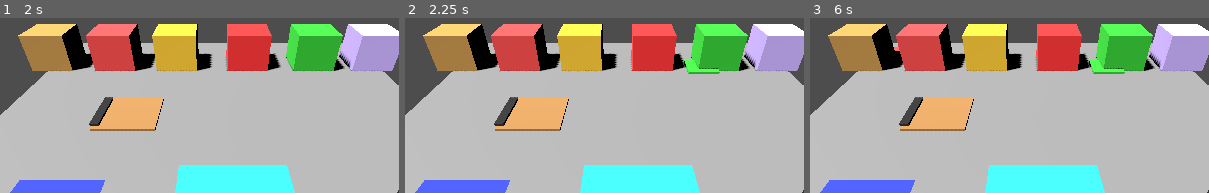
Above: before the commit, frames 1-3 (left to right).
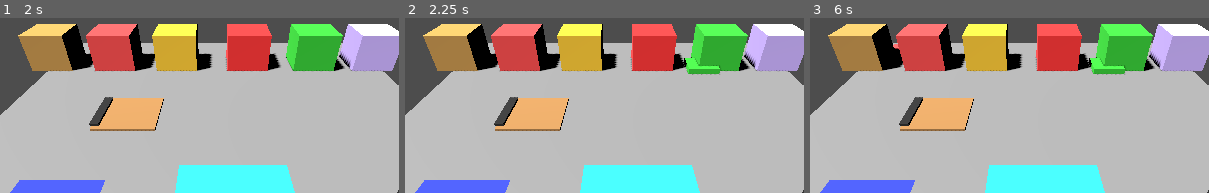
Above: after the commit, the same moments.

Repository: arthur-mdn/Godot-Burger-Maker
Game: Godot game, scene res://Scenes/main.tscn
Same seed, same stepped clock (60 frames per second), same inputs: the game is played once before the commit and once after it.
Inputs (mouse positions are % of the whole screen's width and height, from its top left):
- Up to frame 1 (2 s): tap Enter at 0.5 s; move the mouse to (72, 36) at 0.52 s; click (72, 36) at 0.67 s; tap Space at 1.25 s; move the mouse to (30, 49) at 1.27 s; click (30, 49) at 1.42 s
- Up to frame 2 (2.25 s): tap Enter at 2 s; move the mouse to (60, 14) at 2.02 s; click (60, 14) at 2.17 s
- Up to frame 3 (6 s): tap Space at 2.75, 4.25 s; move the mouse to (45, 68) at 2.77 s; click (45, 68) at 2.92 s; tap Enter at 3.5 s; move the mouse to (80, 62) at 3.52 s; click (80, 62) at 3.67 s; move the mouse to (20, 23) at 4.27 s; click (20, 23) at 4.42 s; move the mouse to (55, 43) at 5.02 s; click (55, 43) at 5.17 s; move the mouse to (35, 11) at 5.77 s; click (35, 11) at 5.92 s
The pictures show only the part of the screen within x 23-73%, y 0-50%; the shares and areas given below are measured in that part.

Frame 1 is identical in both runs. In frame 2, 0.3% of the frame differs, in the area x 69-80%, y 22-33%; in frame 3, 0.4%, in the area x 20-80%, y 14-33%.

Commit message:
Update merge logic

Diff:
--- a/Scenes/CookingStation.tscn
+++ b/Scenes/CookingStation.tscn
@@ -9,6 +9,7 @@
 material = SubResource("StandardMaterial3D_yt4nv")
 
 [sub_resource type="BoxShape3D" id="BoxShape3D_2vt2k"]
+size = Vector3(1.4, 0.08, 1.4)
 
 [node name="CookingStation" type="Node3D" unique_id=342943021]
 script = ExtResource("1_e3c22")
@@ -18,7 +19,7 @@
 mesh = SubResource("PlaneMesh_js4rr")
 
 [node name="StaticBody3D" type="StaticBody3D" parent="." unique_id=769331985]
-transform = Transform3D(1, 0, 0, 0, 1, 0, 0, 0, 1, 0, 0.5, 0)
+transform = Transform3D(1, 0, 0, 0, 1, 0, 0, 0, 1, 0, 0.04, 0)
 
 [node name="CollisionShape3D" type="CollisionShape3D" parent="StaticBody3D" unique_id=1530679936]
 shape = SubResource("BoxShape3D_2vt2k")
--- a/Scenes/CuttingBoard.tscn
+++ b/Scenes/CuttingBoard.tscn
@@ -18,7 +18,7 @@
 size = Vector3(1.2, 0.06, 0.16)
 
 [sub_resource type="BoxShape3D" id="BoxShape3D_cb"]
-size = Vector3(1.4, 0.6, 1.4)
+size = Vector3(1.4, 0.08, 1.4)
 
 [node name="CuttingBoard" type="Node3D" unique_id=822569675]
 script = ExtResource("1_cb")
@@ -38,7 +38,7 @@
 mesh = SubResource("BoxMesh_progress")
 
 [node name="StaticBody3D" type="StaticBody3D" parent="." unique_id=663132478]
-transform = Transform3D(1, 0, 0, 0, 1, 0, 0, 0, 1, 0, 0.3, 0)
+transform = Transform3D(1, 0, 0, 0, 1, 0, 0, 0, 1, 0, 0.04, 0)
 
 [node name="CollisionShape3D" type="CollisionShape3D" parent="StaticBody3D" unique_id=1358983493]
 shape = SubResource("BoxShape3D_cb")
--- a/Scenes/Item.tscn
+++ b/Scenes/Item.tscn
@@ -3,6 +3,7 @@
 [ext_resource type="Script" uid="uid://bg7hmiecud33c" path="res://Scripts/item.gd" id="1_3r01x"]
 
 [sub_resource type="BoxShape3D" id="BoxShape3D_2oiv6"]
+size = Vector3(1.0, 0.4, 1.0)
 
 [node name="Item" type="Node3D" unique_id=366931120]
 script = ExtResource("1_3r01x")
@@ -12,7 +13,7 @@
 [node name="StackRoot" type="Node3D" parent="Visual" unique_id=1680764744]
 
 [node name="Area3D" type="Area3D" parent="." unique_id=1531712373]
-transform = Transform3D(1, 0, 0, 0, 1, 0, 0, 0, 1, 0, 0.5, 0)
+transform = Transform3D(1, 0, 0, 0, 1, 0, 0, 0, 1, 0, 0.2, 0)
 
 [node name="CollisionShape3D" type="CollisionShape3D" parent="Area3D" unique_id=341469307]
 shape = SubResource("BoxShape3D_2oiv6")
--- a/Scenes/Slot.tscn
+++ b/Scenes/Slot.tscn
@@ -10,6 +10,7 @@
 albedo_color = Color(0.21176471, 0.27450982, 1, 1)
 
 [sub_resource type="BoxShape3D" id="BoxShape3D_vqo0j"]
+size = Vector3(1.5, 0.08, 1.5)
 
 [node name="Slot" type="Node3D" unique_id=1704538850]
 script = ExtResource("1_vqo0j")
@@ -19,6 +20,7 @@
 surface_material_override/0 = SubResource("StandardMaterial3D_vqo0j")
 
 [node name="StaticBody3D" type="StaticBody3D" parent="." unique_id=1799844182]
+transform = Transform3D(1, 0, 0, 0, 1, 0, 0, 0, 1, 0, 0.04, 0)
 
 [node name="CollisionShape3D" type="CollisionShape3D" parent="StaticBody3D" unique_id=1602761212]
 shape = SubResource("BoxShape3D_vqo0j")
--- a/Scripts/cooking_station.gd
+++ b/Scripts/cooking_station.gd
@@ -12,7 +12,7 @@
 
 	current_item = item
 	item.current_slot = self
-	item.global_position = global_position + Vector3(0, 0.5, 0)
+	item.global_position = global_position + Vector3(0, 0.1, 0)
 	start_cooking(item)
 	return true
 
--- a/Scripts/cutting_board.gd
+++ b/Scripts/cutting_board.gd
@@ -22,7 +22,7 @@
 
 	current_item = item
 	item.current_slot = self
-	item.global_position = global_position + Vector3(0, 0.3, 0)
+	item.global_position = global_position + Vector3(0, 0.1, 0)
 
 	chop_progress = 0.0
 	is_chopping = true
@@ -45,10 +45,7 @@
 func _update_progress_bar(pct: float):
 	if not is_instance_valid(progress_mesh):
 		return
-	# La barre fait 1.2 d'unité de large (BoxMesh size.x).
-	# Le fond (ProgressBg) va de -0.6 à +0.6 en X local.
-	# On scale depuis le centre → on compense la position pour ancrer à gauche.
-	var half_width := 0.6  # moitié de la taille du BoxMesh (1.2 / 2)
+	var half_width := 0.6
 	var p := maxf(pct, 0.01)
 	progress_mesh.scale.x = p
 	progress_mesh.position.x = -half_width + half_width * p
--- a/Scripts/item.gd
+++ b/Scripts/item.gd
@@ -16,8 +16,6 @@
 var visual_cook_state = CookState.NONE
 var cooking_id = 0
 var is_chopped: bool = false
-
-# Stocke le visual_cook_state du steak mergé pour pouvoir le restituer
 var steak_visual_state = CookState.COOKED
 
 func _ready():
@@ -74,7 +72,6 @@
 func merge(other):
 	var t = other.type
 
-	# Récupère le visual_cook_state du steak avant queue_free
 	if t == ItemType.STEAK:
 		steak_visual_state = other.visual_cook_state
 
@@ -82,16 +79,21 @@
 	match t:
 		ItemType.BUN:
 			if _bun_count() == 0:
-				insert_idx = 0
+				insert_idx = 0              # pain du bas → tout en bas
 			else:
-				insert_idx = stack.size()
+				insert_idx = stack.size()   # pain du haut → tout en haut
+
 		ItemType.STEAK:
+			# Juste après le pain du bas s'il existe
 			if stack.size() > 0 and stack[0] == ItemType.BUN:
 				insert_idx = 1
 			else:
 				insert_idx = 0
+
 		_:
-			if stack.size() > 0 and stack.back() == ItemType.BUN:
+			# Topping : avant le pain du HAUT uniquement (quand les 2 pains sont là)
+			# Si seulement le pain du bas est présent, on ajoute après lui (= à la fin)
+			if _bun_count() == 2 and stack.back() == ItemType.BUN:
 				insert_idx = stack.size() - 1
 			else:
 				insert_idx = stack.size()
@@ -106,25 +108,42 @@
 
 # ── Visual ────────────────────────────────────────────────────────────────────
 
+func _mesh_height_for(t: int) -> float:
+	match t:
+		ItemType.BUN:    return 0.3
+		ItemType.STEAK:  return 0.2
+		ItemType.CHEESE: return 0.1
+		ItemType.TOMATO: return 0.06 if is_chopped else 0.12
+		ItemType.SALAD:  return 0.15
+		ItemType.ONION:  return 0.04 if is_chopped else 0.08
+		_: return 0.1
+
 func rebuild_visual():
 	for child in stack_root.get_children():
 		child.queue_free()
 
+	stack_root.position = Vector3.ZERO
+
 	var height = 0.0
+	# Pain du haut semi-transparent uniquement quand les 2 pains sont posés et burger incomplet
+	var has_top_bun = (_bun_count() == 2 and not is_complete())
 
-	for t in stack:
+	for i in range(stack.size()):
+		var t = stack[i]
 		var mesh = MeshInstance3D.new()
+		var mesh_height = _mesh_height_for(t)
 
 		match t:
 			ItemType.BUN:
 				mesh.mesh = BoxMesh.new()
-				mesh.scale = Vector3(1, 0.3, 1)
-				mesh.material_override = _mat(Color(0.8, 0.6, 0.3))
+				mesh.scale = Vector3(1, mesh_height, 1)
+				var is_top_bun = has_top_bun and (i == stack.size() - 1)
+				var color = Color(0.8, 0.6, 0.3, 0.35 if is_top_bun else 1.0)
+				mesh.material_override = _mat(color, is_top_bun)
 
 			ItemType.STEAK:
 				mesh.mesh = BoxMesh.new()
-				mesh.scale = Vector3(0.9, 0.2, 0.9)
-				# Utilise steak_visual_state : valide que le steak soit standalone ou mergé
+				mesh.scale = Vector3(0.9, mesh_height, 0.9)
 				var s = visual_cook_state if type == ItemType.STEAK else steak_visual_state
 				match s:
 					CookState.RAW:     mesh.material_override = _mat(Color(1.0, 0.3, 0.3))
@@ -135,31 +154,33 @@
 
 			ItemType.CHEESE:
 				mesh.mesh = BoxMesh.new()
-				mesh.scale = Vector3(0.9, 0.1, 0.9)
+				mesh.scale = Vector3(0.9, mesh_height, 0.9)
 				mesh.material_override = _mat(Color(1.0, 0.8, 0.2))
 
 			ItemType.TOMATO:
 				mesh.mesh = BoxMesh.new()
-				mesh.scale = Vector3(0.9, 0.06 if is_chopped else 0.12, 0.9)
+				mesh.scale = Vector3(0.9, mesh_height, 0.9)
 				mesh.material_override = _mat(Color(1.0, 0.1, 0.1) if is_chopped else Color(1.0, 0.2, 0.2))
 
 			ItemType.SALAD:
 				mesh.mesh = BoxMesh.new()
-				mesh.scale = Vector3(0.9, 0.15, 0.9)
+				mesh.scale = Vector3(0.9, mesh_height, 0.9)
 				mesh.material_override = _mat(Color(0.2, 0.8, 0.2))
 
 			ItemType.ONION:
 				mesh.mesh = BoxMesh.new()
-				mesh.scale = Vector3(0.9, 0.04 if is_chopped else 0.08, 0.9)
+				mesh.scale = Vector3(0.9, mesh_height, 0.9)
 				mesh.material_override = _mat(Color(0.95, 0.85, 1.0) if is_chopped else Color(0.8, 0.7, 1.0))
 
-		mesh.position.y = height
-		height += mesh.scale.y
+		mesh.position.y = height + mesh_height * 0.5
+		height += mesh_height
 		stack_root.add_child(mesh)
 
-func _mat(color: Color) -> StandardMaterial3D:
+func _mat(color: Color, transparent: bool = false) -> StandardMaterial3D:
 	var mat = StandardMaterial3D.new()
 	mat.albedo_color = color
+	if transparent:
+		mat.transparency = BaseMaterial3D.TRANSPARENCY_ALPHA
 	return mat
 
 # ── Complétion ────────────────────────────────────────────────────────────────
--- a/Scripts/slot.gd
+++ b/Scripts/slot.gd
@@ -9,7 +9,7 @@
 	if current_item == null:
 		current_item = item
 		item.current_slot = self
-		item.global_position = global_position + Vector3(0, 0.5, 0)
+		item.global_position = global_position  # posé directement sur la surface
 		return true
 	else:
 		if current_item.can_merge(item):
